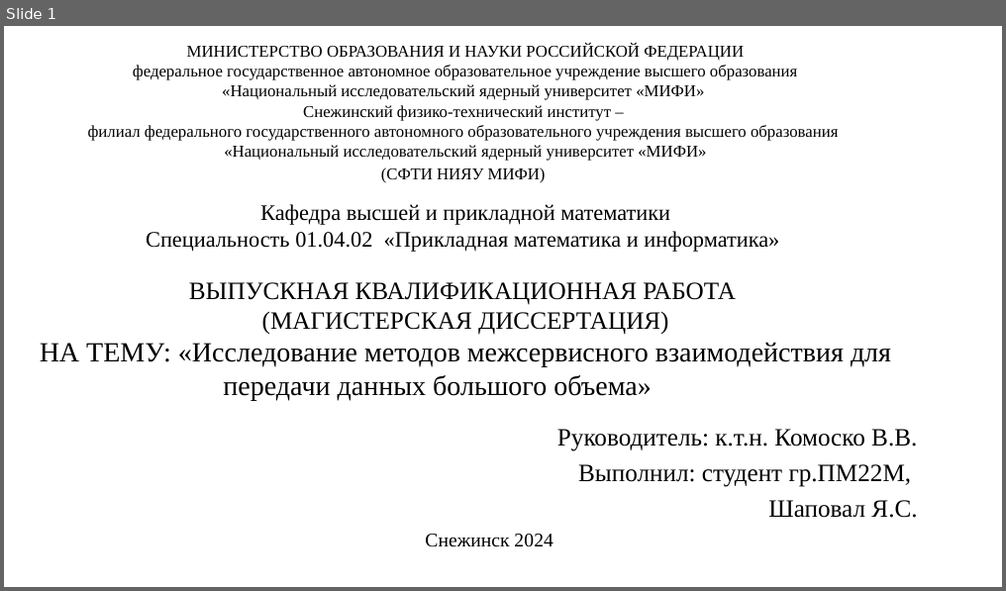
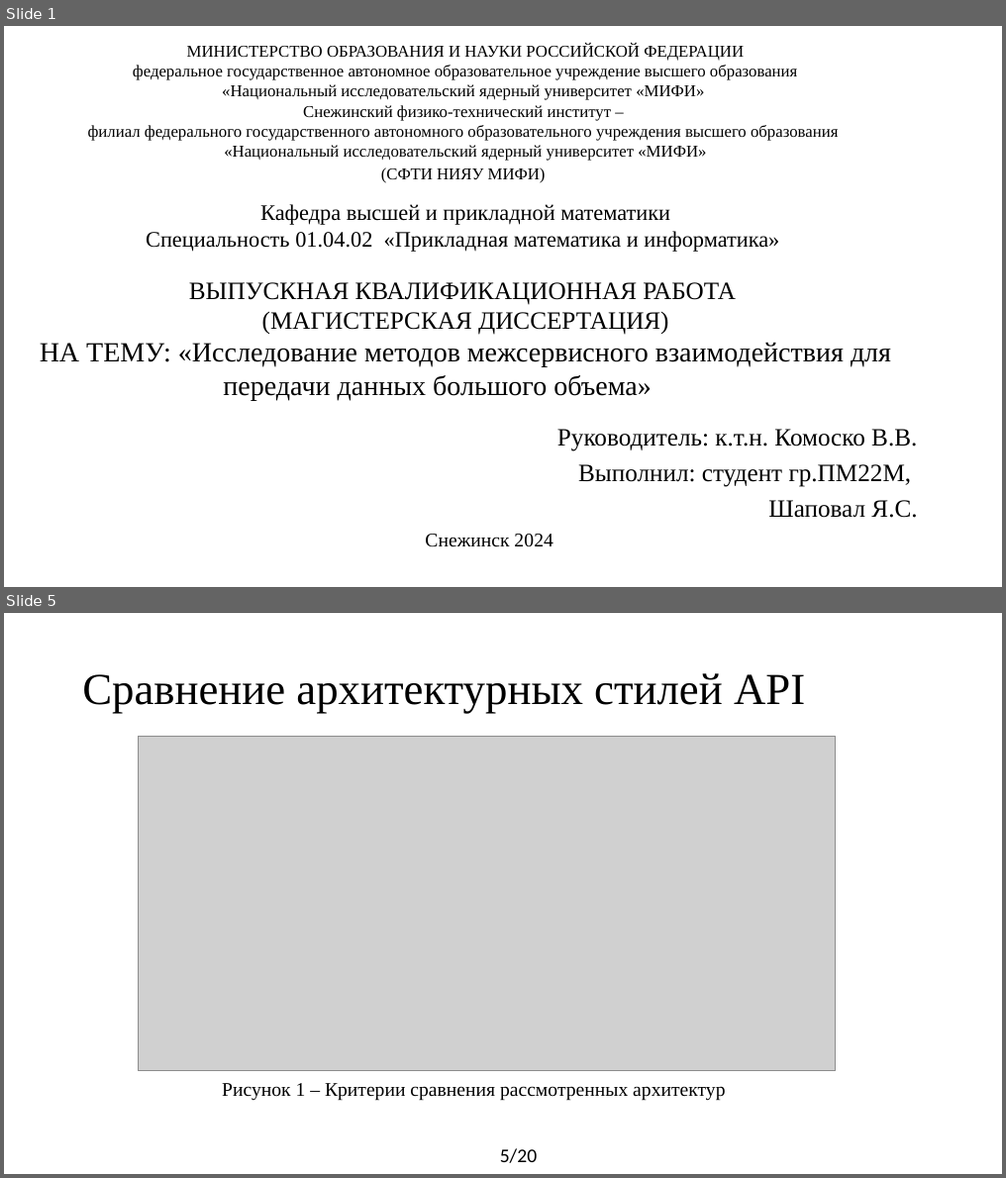
Before and after one commit to yaroslavshap/Http1_Http2_speed, a slide deck: documents/Презентация_Шаповал.pptx. Shown one above the other, each under a label of ours: slide 1 before the commit, slides 1 and 5 after it; the slides between them are not shown. The pictures are 1006x591 and 1006x1178 pixels, drawn with LibreOffice and Linux fonts; fonts in the diff are those of the drawing; grey boxes stand for pictures. Boxes give left, top, right and bottom in pixels: in the first picture for what was removed or moved away, otherwise in the second. Text is boxed around its words. In the diff, an @@ line names an element or a change of style, - is before the commit and + after.

```diff
--- a/documents/Презентация_Шаповал.pptx
+++ b/documents/Презентация_Шаповал.pptx
@@ slide 5 added at bbox=[4, 613, 1002, 1174], background #FFFFFF @@
@@ title added at bbox=[82, 673, 805, 714], 32 pt, text #000000 @@
+Сравнение архитектурных стилей АРІ
@@ picture added at bbox=[138, 736, 836, 1071] @@
@@ text added at bbox=[222, 1083, 725, 1101], 14 pt, text #000000 @@
+Рисунок 1 – Критерии сравнения рассмотренных архитектур
@@ text added at bbox=[500, 1149, 537, 1163], 14 pt, text #000000 @@
+5/20
```
Also in this commit, not shown: 11 slides changed, 5 other slides added, 6 slides removed, 1 other file.
